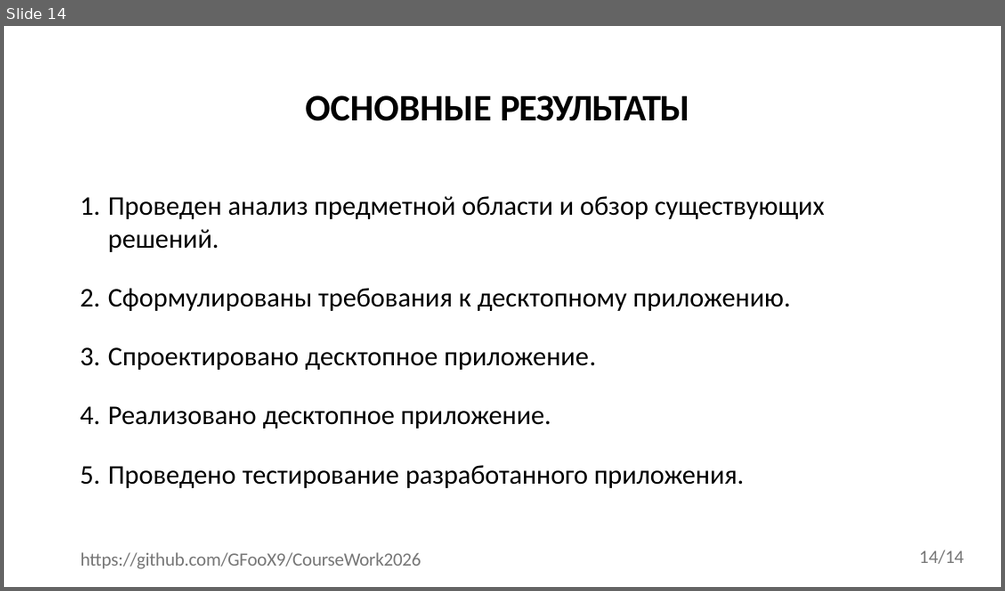
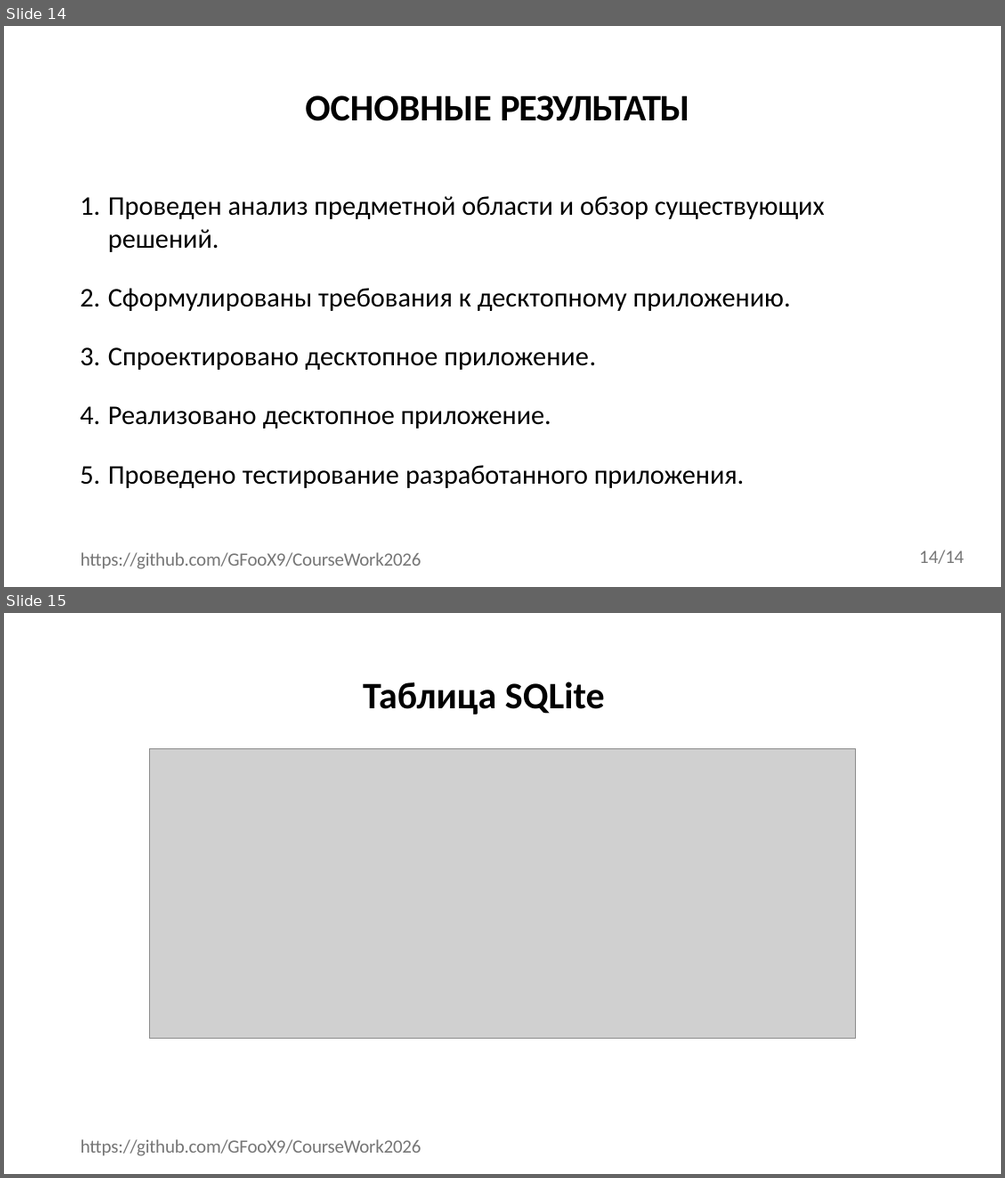
Before and after one commit to GFooX9/CourseWork2026, a slide deck: Documentation/Official documents/PPTX/Презентация курсовой работы.pptx. Shown one above the other, each under a label of ours: slide 14 before the commit, slides 14 and 15 after it. The pictures are 1005x591 and 1005x1178 pixels, drawn with LibreOffice and Linux fonts; fonts in the diff are those of the drawing; grey boxes stand for pictures. Boxes give left, top, right and bottom in pixels: in the first picture for what was removed or moved away, otherwise in the second. Text is boxed around its words. In the diff, an @@ line names an element or a change of style, - is before the commit and + after.

```diff
--- a/Documentation/Official documents/PPTX/Презентация курсовой работы.pptx
+++ b/Documentation/Official documents/PPTX/Презентация курсовой работы.pptx
@@ slide 15 added at (4, 613, 1001, 1174), background #FFFFFF @@
@@ title added at (363, 682, 605, 714), 36 pt, text #000000, bold @@
+Таблица SQLite
@@ picture added at (149, 748, 856, 1038) @@
@@ text added at (81, 1139, 421, 1156), 18 pt, text #767676 @@
+https://github.com/GFooX9/CourseWork2026
```
Also in this commit, not shown: 10 slides changed, 1 other slide added, 1 slide removed, 7 other files.
